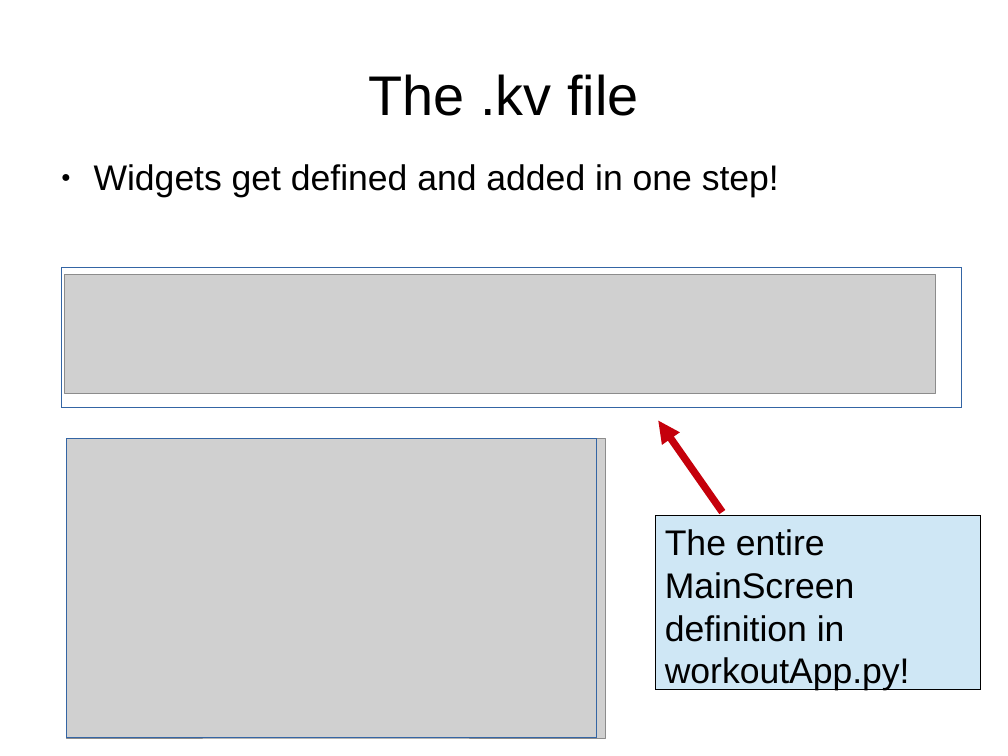
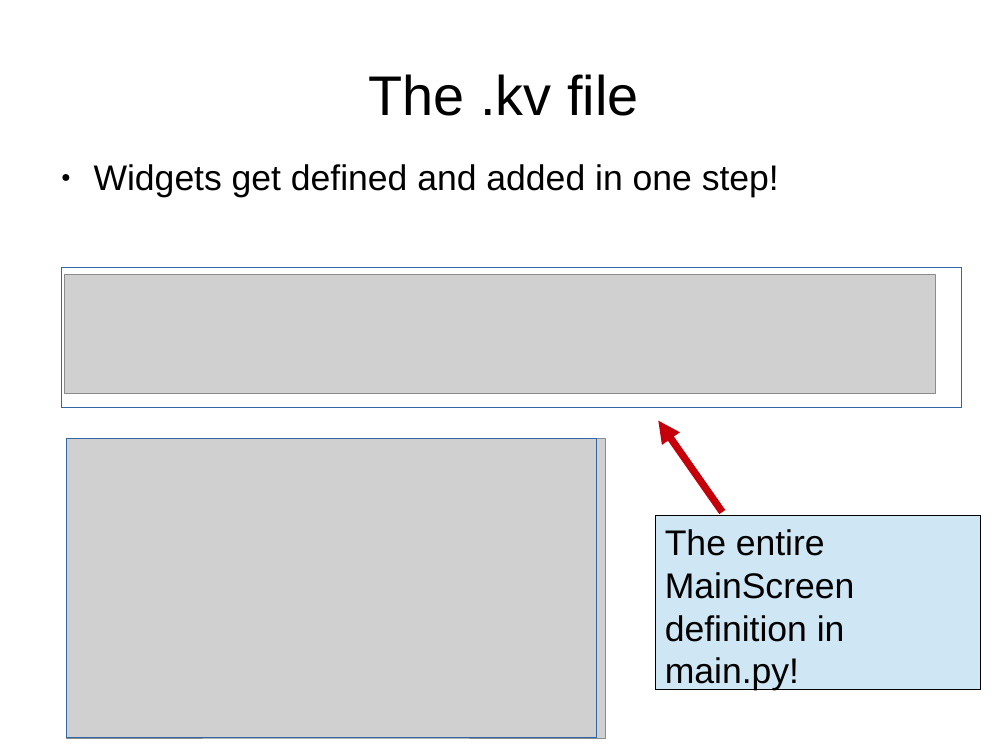
Before and after one commit to adasilva/intro_kivy, a slide deck: slide 19 of intro_kivy.odp (slide 17 before the commit). Drawn at 1008x756 pixels with LibreOffice and Linux fonts; fonts in the diff are those of the drawing; grey boxes stand for pictures. Boxes give left, top, right and bottom in pixels: in the first picture for what was removed or moved away, otherwise in the second. Text is boxed around its words. In the diff, an @@ line names an element or a change of style, - is before the commit and + after.

```diff
--- a/intro_kivy.odp
+++ b/intro_kivy.odp
@@ text at (665,529,855,691): text changed @@
-The entire MainScreen definition in workoutApp.py!
+The entire MainScreen definition in main.py!
```
Also in this commit, not shown: 7 other slides changed, 2 slides added, 3 other files.
